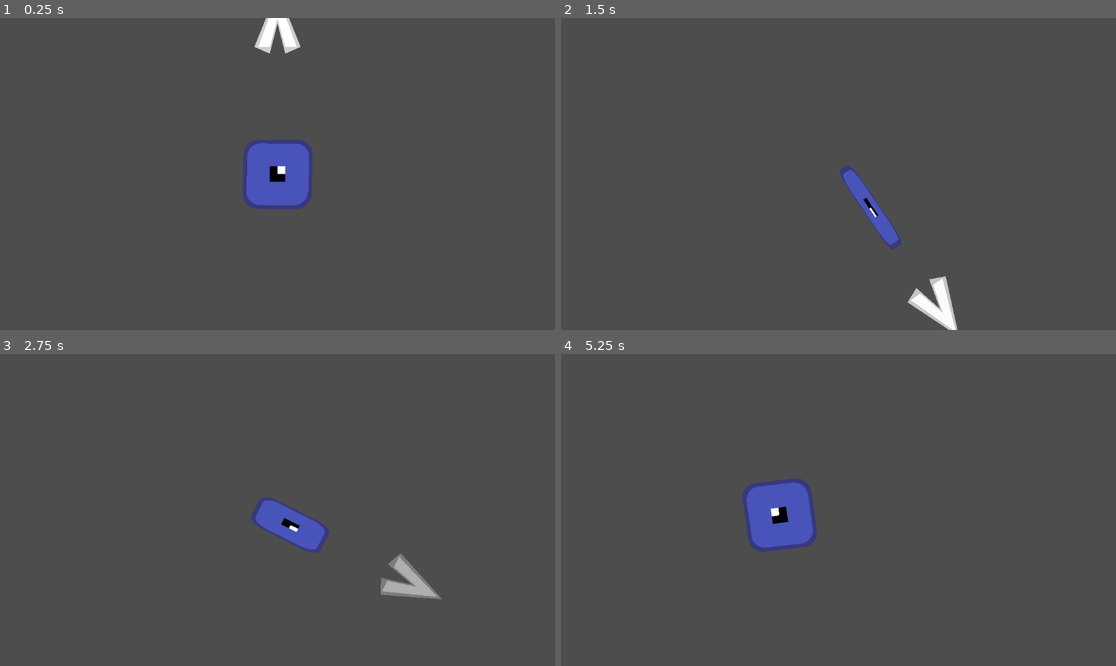
Above: before the commit, frames 1-4 (two rows, left to right).
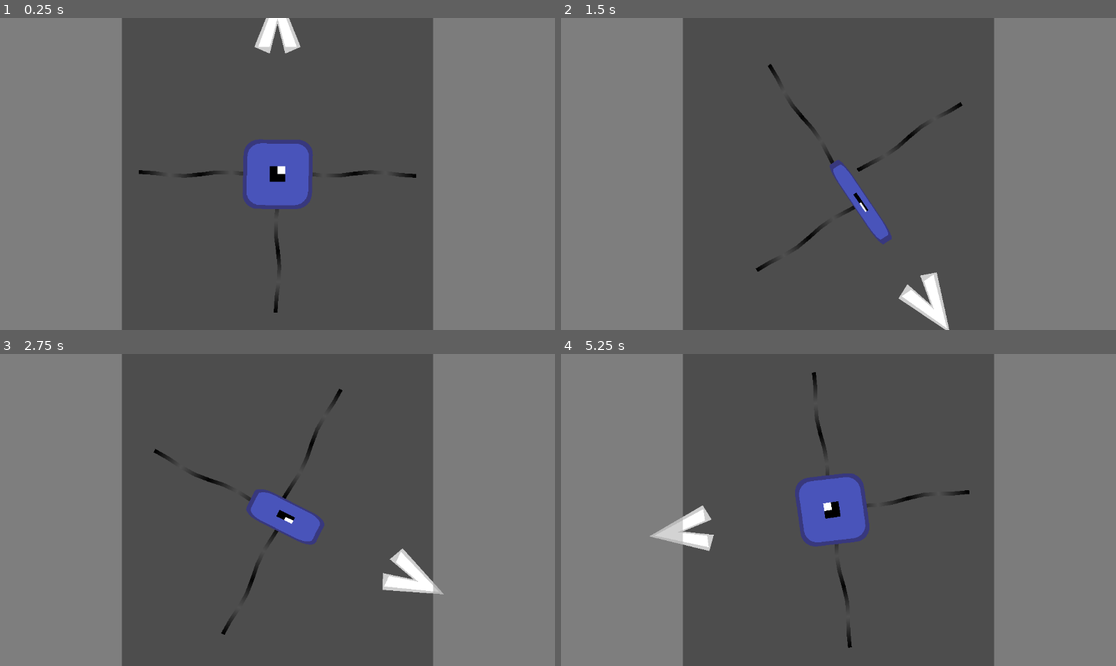
Above: after the commit, the same moments.

Repository: LiamFricker/blob-project
Game: Godot game, scene res://Stages/cell.tscn
Same seed, same stepped clock (60 frames per second), same inputs: the game is played once before the commit and once after it.
Inputs:
- Up to frame 1 (0.25 s): no input
- Up to frame 2 (1.5 s): tap Enter (ui_accept) at 0.5, 0.77 s; hold Z (Charge) 0.53-1.28 s; hold D (Right) from 0.53 s (still down); tap Z (Charge) at 1.35 s
- Up to frame 3 (2.75 s): tap Enter (ui_accept) at 1.52 s; release D (Right) at 2.03 s; hold Left (Left) from 2.03 s (still down); hold C (Special) from 2.03 s (still down); tap Z (Charge) at 2.3 s
- Up to frame 4 (5.25 s): release Left (Left) at 2.78 s; release C (Special) at 2.78 s; hold D (Right) 2.78-4.28 s; tap Z (Charge) at 2.85, 4.55 s; tap Enter (ui_accept) at 3.02, 3.77, 4.52 s; hold Z (Charge) 3.53-4.28 s; hold Left (Left) 4.28-5.03 s; tap C (Special) at 4.35 s; hold D (Right) from 5.03 s (still down); hold Z (Charge) from 5.03 s (still down)

The runs differ from the first frame. In frame 1, 44% of the frame differs, in the area x 0-100%, y 0-100%; in frame 2, 46%; in frame 3, 46%; in frame 4, 49%.

Commit message:
Tentacle start

Diff:
--- a/Blob/blob_swim.gd
+++ b/Blob/blob_swim.gd
@@ -44,6 +44,7 @@
 @export var charge_speed: float = 1
 @export var charge_pull_speed: float = 0.65#Default:0.65
 @export var charge_length: float = 0.5
+var tempVelocity: Vector2 = Vector2.ZERO
 
 var charge_angle: float = 0
 @export var charge_angle_speed: float = 1
@@ -54,6 +55,25 @@
 var oscilator = 0
 var rippleTime = 0
 var rippleMax = 0
+
+#Tentacle Vars
+#I'm gonna make a stupid design decision here but I think it would be best to have all the tentacles exist already
+#Just not instantiated. I feel like I'm gonna regret this but, let's be honest here. LETS BE HONEST HERE. If the game
+#was laggy with ALL the tentacles on screen all the time, then I'd need to optimize something since you CAN get all the
+#tentacles on screen at the same time. So what's the point of "optimizing" by not having it exist until it's needed huh?
+#If the game's laggy at the end, it'll still be as shit if the game was laggy at the beginning.
+#But yeah obviously if I wanted this game to be scalable I WOULDN'T make it like that but I'm not going to have this game
+#scalable so stop overcomplicating it dumbass. Hell, if you followed the same approach with everything, I'm sure it would be fine too.
+#Though you probably want to see about giving the miniblobs more abstract tentacles instead of detailed ones.
+
+#Well I've tried my best to make this not look like a swastika so when you get the fourth tentacle, make sure you change it
+#To the CORNERS OK
+#Also give like rainbow tentacles skin or somethign so people don't call you a nazi
+#Or Just Don't put a fourth one? Keep the space in front for antennas and harpoons and stuff.
+@export var tentacleAmount:int = 1
+@export var tentacleLength:int = 8
+@export var tentacleAlphaAmount:int = 0
+var chargeTentacleSpin:float = 0 #very misleading name, basically how much Right/Left while charging affects the tentacles
 
 func _input(event: InputEvent) -> void:
 	if event.is_action_pressed("Special"):
@@ -104,9 +124,14 @@
 			$Sprite/Node2D/Inside.material.set_shader_parameter("rippleAmpMax", rippleMax)
 			rippleTime += 1.2
 
+	velocity += tempVelocity
 	move_and_slide()
+	velocity -= tempVelocity
 
 	velocity *= pow(friction, delta)
+
+	if charge_cool / charge_cooldown >= 0.5:
+		$Sprite/Tentacle1/Line2D.material.set_shader_parameter("direction", chargeTentacleSpin)
 
 	_timers(delta)
 
@@ -135,16 +160,22 @@
 			#charge_angle = tempDirection.angle()
 			_animate()
 			if $Sprite/Node2D.position.y != 0:
-				resetCharge(-$Sprite/Node2D.position.y, charge_angle-PI/2)
+				resetCharge()
 			$Pivot.modulate = Color(1,1,1,1)
 			tween.tween_property($Pivot, "scale", Vector2(-2, 0.6), charge_max)
 			tween.parallel().tween_property($Sprite/Node2D, "scale", Vector2(1, 0.25), charge_max)
+			handleTentacleSqueeze()
 			waddle_modfier = 0.25
 
 
 		elif charge_time < charge_max * 0.8:
 			charge_time += delta
-			charge_angle += charge_angle_speed * (int(Input.is_action_pressed("Right")) - int(Input.is_action_pressed("Left"))) * delta * pow((charge_max / (charge_time + 0.2)), 1.6)
+			var temp = (int(Input.is_action_pressed("Right")) - int(Input.is_action_pressed("Left"))) * delta * pow((charge_max / (charge_time + 0.2)), 1.6)
+			chargeTentacleSpin *= pow(0.05, delta)
+			chargeTentacleSpin += -2 *temp# if abs(chargeTentacleSpin) <= 1.0 else 0
+			$Sprite/Tentacle1/Line2D.material.set_shader_parameter("direction", chargeTentacleSpin)
+			charge_angle += charge_angle_speed * temp
+
 			$Pivot.rotation = charge_angle
 			$Sprite.rotation = charge_angle
 		else:
@@ -158,7 +189,14 @@
 				print("true")
 				state = CHARGE
 				charge_time = charge_max
-			charge_angle += charge_angle_speed * (int(Input.is_action_pressed("Right")) - int(Input.is_action_pressed("Left"))) * delta
+
+			var temp = (int(Input.is_action_pressed("Right")) - int(Input.is_action_pressed("Left"))) * delta
+
+			chargeTentacleSpin *= pow(0.1, delta)
+			chargeTentacleSpin += -1.5*temp# if abs(chargeTentacleSpin) < 2.5 else 0
+			$Sprite/Tentacle1/Line2D.material.set_shader_parameter("direction", chargeTentacleSpin)
+			charge_angle += charge_angle_speed * temp
+
 			$Pivot.rotation = charge_angle
 			$Sprite.rotation = charge_angle
 
@@ -177,14 +215,20 @@
 		print("Temp ", temp / charge_length)
 		tween.tween_property($Sprite/Node2D, "scale", Vector2(temp/20, 1 + 0.1 * temp), 0.08 * charge_cooldown)
 		tween.parallel().tween_property($Sprite/Node2D, "position", Vector2(0, -3.6 * temp), 0.08 * charge_cooldown)
+		tween.parallel().tween_property(self, "chargeTentacleSpin", 0, 0.08 * charge_cooldown)
+		handleTentacleStretch(temp)
 		#tween.parallel().tween_property($Sprite, "position", Vector2(9 - (9 * 0.4 * ceil(10 * charge_floor/charge_max) * sin(charge_angle)), 9 - (9 * 0.4 * ceil(10 * charge_floor/charge_max)) * cos(charge_angle)), 0.2 * charge_cooldown)
+		tween.tween_callback(self.setTempVelocity.bind(temp))
 
 		tween.tween_property($Sprite/Node2D, "scale", Vector2(1, 1), 0.3 * charge_cooldown/charge_pull_speed)
-		tween.parallel().tween_property($Sprite/Node2D, "position", Vector2(0, -4.8 * temp), 0.3 * charge_cooldown /charge_pull_speed)
-		tween.parallel().tween_property($CollisionShape2D, "position", temp * 4.8 * Vector2(cos(charge_angle - PI/2), sin(charge_angle - PI/2)), 0.3 * charge_cooldown/charge_pull_speed)
-		tween.parallel().tween_property($Pivot, "modulate", Color(1,1,1,0), 0.3 * charge_cooldown)
-
-		tween.tween_callback(self.resetCharge.bind(4.8*temp, charge_angle - PI/2))
+
+		tween.parallel().tween_property($Sprite/Node2D, "position", Vector2(0, 0), 0.3 * charge_cooldown /charge_pull_speed) #-4.8 * temp
+		handleTentacleReturn()
+		#tween.parallel().tween_property($CollisionShape2D, "position", temp * 4.8 * Vector2(cos(charge_angle - PI/2), sin(charge_angle - PI/2)), 0.3 * charge_cooldown/charge_pull_speed)
+		#tween.parallel().tween_property($Camera2D, "position", temp * 4.8 * Vector2(cos(charge_angle - PI/2), sin(charge_angle - PI/2)), 0.45 * charge_cooldown/charge_pull_speed)
+		#tween.parallel().tween_property($Pivot, "modulate", Color(1,1,1,0), 0.3 * charge_cooldown)
+
+		tween.tween_callback(self.resetCharge)#.bind(4.8*temp, charge_angle - PI/2))
 
 		#tween.tween_property($Sprite/Node2D, "position", Vector2(0, 0), 0.001)
 		#tween.parallel().tween_property($Pivot/Node2D, "position", Vector2(0, 0), 0.001)
@@ -200,12 +244,41 @@
 			velocity.y += sin(charge_angle - PI/2) * charge_time * 50 * charge_speed
 		charge_time = 0
 
-func resetCharge(distance:float, angle:float) -> void:
-	position += Vector2(cos(angle), sin(angle))*distance
-	$CollisionShape2D.position = Vector2(0,0)
+func setTempVelocity(temp:float) -> void:
+	tempVelocity = temp * 4.8 * Vector2(cos(charge_angle - PI/2), sin(charge_angle - PI/2))# * (0.3 * charge_cooldown /charge_pull_speed)
+
+func resetCharge() -> void:#distance:float, angle:float) -> void:
+	#position += Vector2(cos(angle), sin(angle))*distance
+	tempVelocity = Vector2.ZERO
+	#$CollisionShape2D.position = Vector2(0,0)
 	$Sprite/Node2D.position = Vector2(0,0)
-
-
+	$Sprite/Tentacle1.position = Vector2(8,0)
+	#$Camera2D.position = Vector2(0,0)
+
+func handleTentacleSqueeze():
+	match tentacleAmount:
+		0:
+			pass
+		1:
+			pass
+			#tween.parallel().tween_property($Sprite/Tentacle1, "position", Vector2(0, -3.6 * temp), 0.08 * charge_cooldown)
+
+func handleTentacleStretch(temp:float):
+	match tentacleAmount:
+		0:
+			pass
+		1:
+			tween.parallel().tween_property($Sprite/Tentacle1, "position", Vector2(0, -3.6 * temp), 0.08 * charge_cooldown)
+
+func handleTentacleReturn():
+	match tentacleAmount:
+		0:
+			pass
+		1:
+			tween.parallel().tween_property($Sprite/Tentacle1, "position", Vector2(8, 0), 0.3 * charge_cooldown)
+	#Cool useless line of code
+	#for i in range(tentacleAmount):
+	#	tween.parallel().tween_property(get_node("Sprite/Tentacle"+str(i+1)), "position", Vector2(8, 0), 0.3 * charge_cooldown)
 
 #Run all the times here that you can about the values for.
 func _timers(delta:float) -> void:
--- a/Blob/blob_swim.tscn
+++ b/Blob/blob_swim.tscn
@@ -1,10 +1,23 @@
-[gd_scene load_steps=8 format=3 uid="uid://blvad8r1y76gf"]
+[gd_scene load_steps=11 format=3 uid="uid://blvad8r1y76gf"]
 
 [ext_resource type="Script" uid="uid://4u6uw0h6fqhw" path="res://Blob/blob_swim.gd" id="1_560oe"]
 [ext_resource type="Texture2D" uid="uid://6r00aigasy26" path="res://Art/Cell/Glimmer.png" id="2_02q5b"]
 [ext_resource type="Shader" uid="uid://dhcvgbnnbe8xu" path="res://Blob/slime_shader.gdshader" id="3_scfiy"]
 [ext_resource type="Texture2D" uid="uid://dr28h5khq6m2y" path="res://Art/Cell/TestTexture.png" id="4_37q7p"]
 [ext_resource type="Texture2D" uid="uid://c43vreo7c407m" path="res://Art/Cell/TestTexture2.png" id="4_cws7r"]
+[ext_resource type="Shader" uid="uid://c6arud038we6" path="res://Blob/tentacle.gdshader" id="6_8tadd"]
+
+[sub_resource type="ShaderMaterial" id="ShaderMaterial_fcc0v"]
+shader = ExtResource("6_8tadd")
+shader_parameter/speed = 2.0
+shader_parameter/frequency = 2.5
+shader_parameter/amplitude = 1.0
+shader_parameter/tentLength = 8.0
+shader_parameter/direction = 0.0
+
+[sub_resource type="Gradient" id="Gradient_xsdnl"]
+offsets = PackedFloat32Array(0, 0.266667, 0.486667, 0.74, 1)
+colors = PackedColorArray(0, 0, 0, 1, 0.33, 0.33, 0.33, 1, 0, 0, 0, 1, 0.329412, 0.329412, 0.329412, 1, 0, 0, 0, 1)
 
 [sub_resource type="ShaderMaterial" id="ShaderMaterial_37q7p"]
 shader = ExtResource("3_scfiy")
@@ -49,6 +62,54 @@
 
 [node name="Sprite" type="Node2D" parent="."]
 
+[node name="Tentacle1" type="Node2D" parent="Sprite"]
+position = Vector2(8, 0)
+
+[node name="Line2D" type="Line2D" parent="Sprite/Tentacle1"]
+material = SubResource("ShaderMaterial_fcc0v")
+points = PackedVector2Array(0, 0, 8, 0, 16, 0, 24, 0, 32, 0, 40, 0, 48, 0, 56, 0, 64, 0)
+width = 2.0
+default_color = Color(0, 0, 0, 1)
+gradient = SubResource("Gradient_xsdnl")
+joint_mode = 2
+
+[node name="Tentacle2" type="Node2D" parent="Sprite"]
+visible = false
+position = Vector2(0, -8)
+rotation = -1.5708
+
+[node name="Line2D" type="Line2D" parent="Sprite/Tentacle2"]
+material = SubResource("ShaderMaterial_fcc0v")
+points = PackedVector2Array(0, 0, 8, 0, 16, 0, 24, 0, 32, 0, 40, 0, 48, 0, 56, 0, 64, 0)
+width = 2.0
+default_color = Color(0, 0, 0, 1)
+gradient = SubResource("Gradient_xsdnl")
+joint_mode = 2
+
+[node name="Tentacle3" type="Node2D" parent="Sprite"]
+position = Vector2(-8, 0)
+rotation = -3.14159
+
+[node name="Line2D" type="Line2D" parent="Sprite/Tentacle3"]
+material = SubResource("ShaderMaterial_fcc0v")
+points = PackedVector2Array(0, 0, 8, 0, 16, 0, 24, 0, 32, 0, 40, 0, 48, 0, 56, 0, 64, 0)
+width = 2.0
+default_color = Color(0, 0, 0, 1)
+gradient = SubResource("Gradient_xsdnl")
+joint_mode = 2
+
+[node name="Tentacle4" type="Node2D" parent="Sprite"]
+position = Vector2(0, 8)
+rotation = 1.5708
+
+[node name="Line2D" type="Line2D" parent="Sprite/Tentacle4"]
+material = SubResource("ShaderMaterial_fcc0v")
+points = PackedVector2Array(0, 0, 8, 0, 16, 0, 24, 0, 32, 0, 40, 0, 48, 0, 56, 0, 64, 0)
+width = 2.0
+default_color = Color(0, 0, 0, 1)
+gradient = SubResource("Gradient_xsdnl")
+joint_mode = 2
+
 [node name="Node2D" type="Node2D" parent="Sprite"]
 
 [node name="Polygon2D2" type="Polygon2D" parent="Sprite/Node2D"]
@@ -84,9 +145,10 @@
 polygon = PackedVector2Array(20, 12, 24, 12, 24, 16, 20, 16)
 
 [node name="Camera2D" type="Camera2D" parent="."]
-enabled = false
 zoom = Vector2(4, 4)
 position_smoothing_enabled = true
 
 [node name="CollisionShape2D" type="CollisionShape2D" parent="."]
 shape = SubResource("CircleShape2D_02q5b")
+
+[node name="LazyNode" type="Node2D" parent="."]
--- /dev/null
+++ b/Blob/tentacle.gdshader
@@ -0,0 +1,33 @@
+shader_type canvas_item;
+
+//Normal Variables
+uniform float speed = 2.0;
+uniform float frequency = 2.5;
+uniform float amplitude = 1.0;
+
+uniform float tentLength = 8.0;
+
+//Spin Variables
+uniform float direction = 0.0;
+
+//Charge Drag Variables
+
+
+void vertex() {
+	//Basic Wave
+	VERTEX.y += sin((VERTEX.x - TIME * speed) * frequency) * amplitude * (1.0);
+	if (direction != 0.0){
+		VERTEX.y += (abs(direction) <= 1.0) ? tentLength*6.0*direction * pow(VERTEX.x/(tentLength*8.0), 2): tentLength*6.0*sign(direction) * pow(VERTEX.x/(tentLength*8.0), 2);
+
+		VERTEX.x -= tentLength*2.0*abs(direction) * pow(VERTEX.x/(tentLength*8.0), 2);
+	}
+}
+
+void fragment() {
+	// Called for every pixel the material is visible on.
+}
+
+//void light() {
+//	// Called for every pixel for every light affecting the CanvasItem.
+//	// Uncomment to replace the default light processing function with this one.
+//}
--- /dev/null
+++ b/HUD/hud_swim.tscn
@@ -0,0 +1,47 @@
+[gd_scene load_steps=2 format=3 uid="uid://qora73oubnt4"]
+
+[sub_resource type="CircleShape2D" id="CircleShape2D_oncep"]
+radius = 323.002
+
+[node name="HUD_swim" type="CanvasLayer"]
+
+[node name="Left" type="Control" parent="."]
+layout_mode = 3
+anchors_preset = 0
+offset_bottom = 161.0
+
+[node name="ColorRect" type="ColorRect" parent="Left"]
+offset_right = 253.0
+offset_bottom = 648.0
+color = Color(0.67, 0.67, 0.67, 0.529412)
+
+[node name="Left" type="HBoxContainer" parent="Left"]
+offset_right = 63.0
+offset_bottom = 161.0
+
+[node name="Right" type="Control" parent="."]
+layout_mode = 3
+anchors_preset = 0
+offset_left = 576.0
+offset_right = 616.0
+offset_bottom = 40.0
+
+[node name="ColorRect2" type="ColorRect" parent="Right"]
+offset_left = 323.0
+offset_right = 576.0
+offset_bottom = 648.0
+color = Color(0.63, 0.63, 0.63, 0.568627)
+
+[node name="Right" type="HBoxContainer" parent="Right"]
+offset_left = 225.0
+offset_right = 288.0
+offset_bottom = 161.0
+
+[node name="CollisionShape2D" type="CollisionShape2D" parent="."]
+visible = false
+position = Vector2(576, 324)
+shape = SubResource("CircleShape2D_oncep")
+
+[node name="Camera2D" type="Camera2D" parent="."]
+position = Vector2(576, 324)
+enabled = false
--- a/Stages/cell.tscn
+++ b/Stages/cell.tscn
@@ -1,10 +1,19 @@
-[gd_scene load_steps=2 format=3 uid="uid://40hcl2pacvut"]
+[gd_scene load_steps=4 format=3 uid="uid://40hcl2pacvut"]
 
 [ext_resource type="PackedScene" uid="uid://blvad8r1y76gf" path="res://Blob/blob_swim.tscn" id="1_mjuci"]
+[ext_resource type="PackedScene" uid="uid://qora73oubnt4" path="res://HUD/hud_swim.tscn" id="2_8dafd"]
+
+[sub_resource type="CircleShape2D" id="CircleShape2D_mjuci"]
+radius = 81.0
 
 [node name="Cell" type="Node2D"]
+
+[node name="HUD_swim" parent="." instance=ExtResource("2_8dafd")]
 
 [node name="Blob-Swim" parent="." instance=ExtResource("1_mjuci")]
 
 [node name="Camera2D" type="Camera2D" parent="."]
-zoom = Vector2(4, 4)
+enabled = false
+
+[node name="CollisionShape2D" type="CollisionShape2D" parent="."]
+shape = SubResource("CircleShape2D_mjuci")
Not shown, added: Blob/tentacle.gdshader.uid
Not shown, removed: README.md
